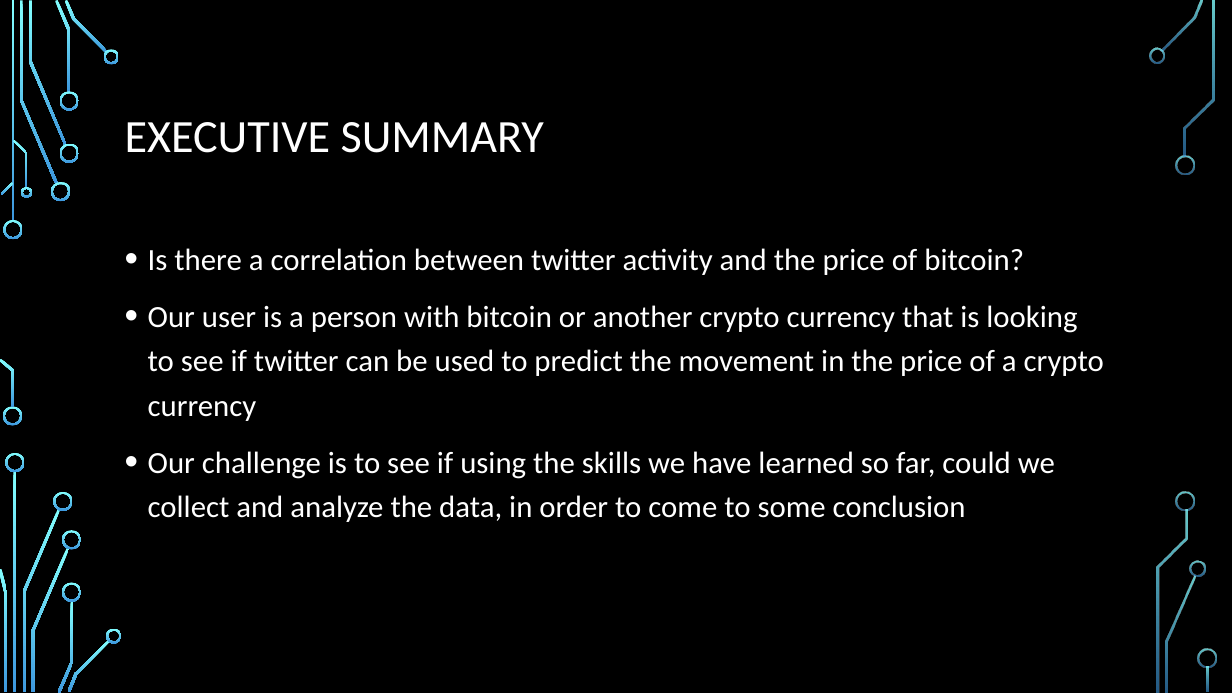
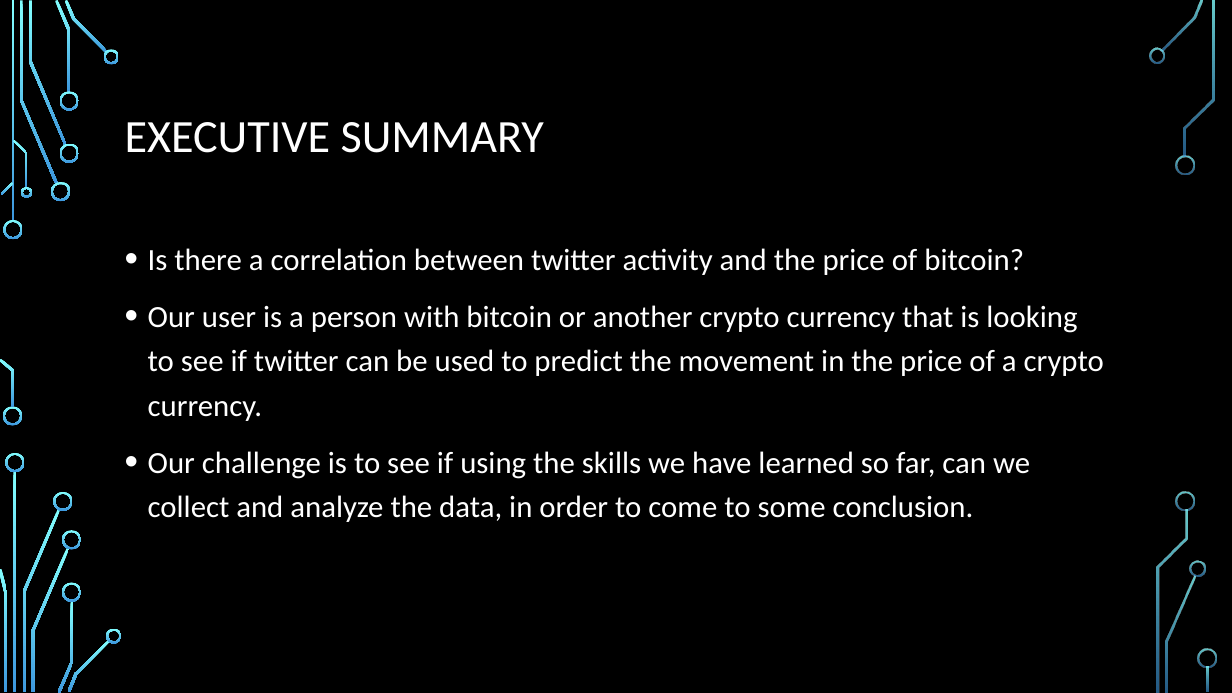
Before and after one commit to ZrowGz/knightshade, a slide deck: slide 2 of Knightshade_Presentation.pptx. Drawn at 1232x693 pixels with LibreOffice and Linux fonts; fonts in the diff are those of the drawing; background and template pictures are left out. Boxes give left, top, right and bottom in pixels: in the first picture for what was removed or moved away, otherwise in the second. Text is boxed around its words. In the diff, an @@ line names an element or a change of style, - is before the commit and + after.

Commit message:
Finished powerpoint

```diff
--- a/Knightshade_Presentation.pptx
+++ b/Knightshade_Presentation.pptx
@@ text at [148, 305, 1104, 522]: text changed @@
-• Our user is a person with bitcoin or another crypto currency that is looking to see if twitter can be used to predict the movement in the price of a crypto currency
-• Our challenge is to see if using the skills we have learned so far, could we collect and analyze the data, in order to come to some conclusion
+• Our user is a person with bitcoin or another crypto currency that is looking to see if twitter can be used to predict the movement in the price of a crypto currency.
+• Our challenge is to see if using the skills we have learned so far, can we collect and analyze the data, in order to come to some conclusion.
```
Also in this commit, not shown: 3 other slides changed, 2 slides added.
